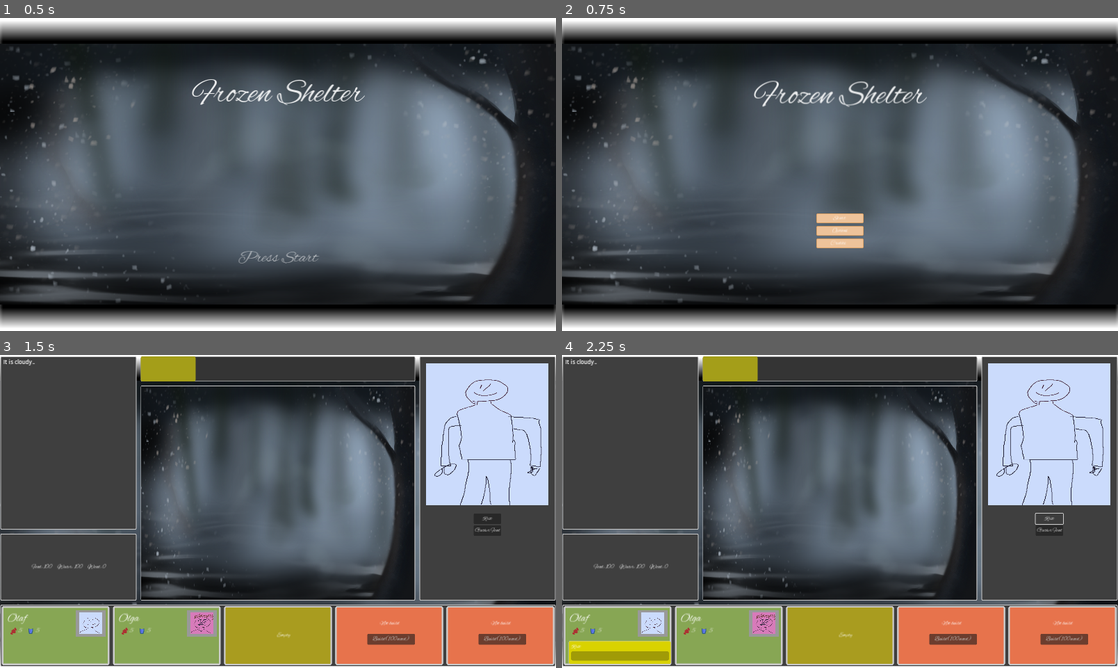
Above: before the commit, frames 1-4 (two rows, left to right).
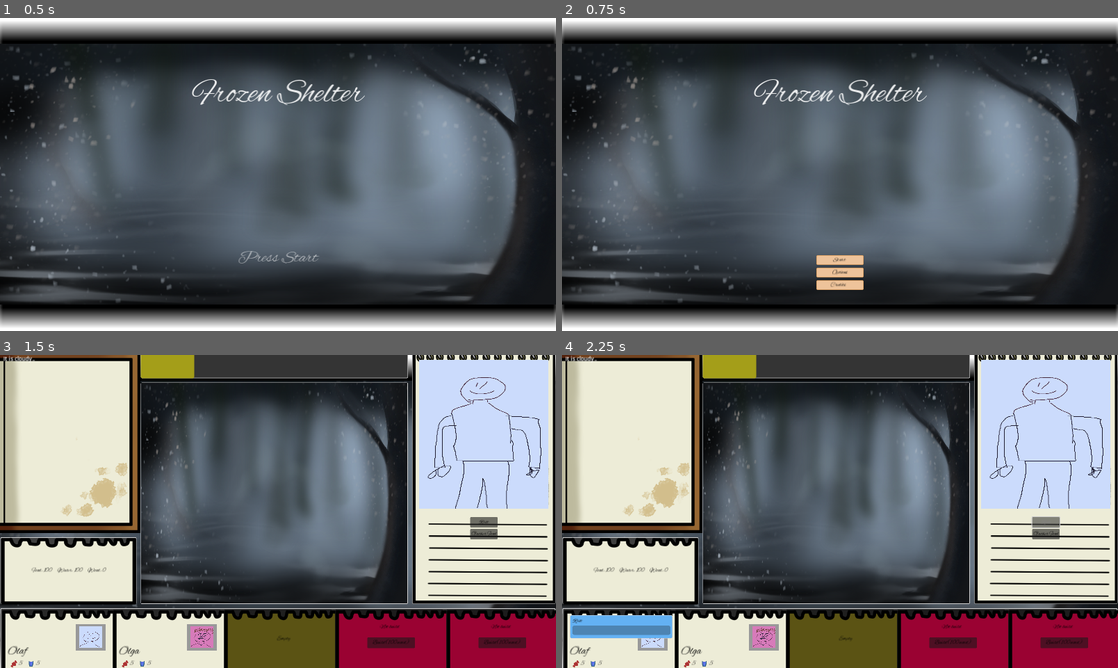
Above: after the commit, the same moments.

Repository: KoB-Kirito/Ludum-Dare-54
Game: Godot game, scene res://game/menu/title_screen.tscn
Same seed, same stepped clock (60 frames per second), same inputs: the game is played once before the commit and once after it.
Inputs (mouse positions are in pixels of both pictures, inside the frame that each line leads up to):
- Up to frame 1 (0.5 s): no input
- Up to frame 2 (0.75 s): tap Enter at 0.5 s; move the mouse to (962, 158) at 0.52 s; click (962, 158) at 0.67 s
- Up to frame 3 (1.5 s): click "Start" at 1.25 s
- Up to frame 4 (2.25 s): click "Rest" at 2 s

Frame 1 is identical in both runs. In frame 2, 2.5% of the frame differs, in the area x 34-66%, y 19-87%; in frame 3, 55%; in frame 4, 55%, in the area x 0-100%, y 0-100%.

Commit message:
latenight idk... ui?

Diff:
--- a/OurTheme.tres
+++ b/OurTheme.tres
@@ -4,6 +4,14 @@
 [ext_resource type="FontFile" uid="uid://cdwckt6yp1jy8" path="res://assets/Fonts/great-vibes.regular.ttf" id="2_qs8q3"]
 
 [resource]
+Button/colors/font_color = Color(0, 0, 0, 1)
+Button/colors/font_focus_color = Color(0.266667, 0.266667, 0.266667, 1)
+Button/colors/font_hover_color = Color(0.513726, 0.513726, 0.513726, 1)
+Button/colors/font_hover_pressed_color = Color(0.215686, 0.215686, 0.215686, 1)
+Button/colors/font_outline_color = Color(0.298039, 0.298039, 0.298039, 1)
+Button/colors/font_pressed_color = Color(1, 1, 1, 1)
 Button/fonts/font = ExtResource("1_w1jkt")
+Label/colors/font_color = Color(0, 0, 0, 1)
 Label/fonts/font = ExtResource("1_w1jkt")
+TextEdit/colors/font_color = Color(0, 0, 0, 1)
 TextEdit/fonts/font = ExtResource("2_qs8q3")
--- a/game/main/bed.tscn
+++ b/game/main/bed.tscn
@@ -1,24 +1,14 @@
-[gd_scene load_steps=9 format=3 uid="uid://gbi8vlb130hx"]
+[gd_scene load_steps=7 format=3 uid="uid://gbi8vlb130hx"]
 
 [ext_resource type="Script" path="res://game/main/bed.gd" id="1_8cygb"]
 [ext_resource type="Texture2D" uid="uid://f31vab5n60h" path="res://assets/hunger.png" id="2_1hxa1"]
+[ext_resource type="Texture2D" uid="uid://b04s5i7on0nst" path="res://assets/UI/Charakterwahl_leer.png" id="2_rguvq"]
 [ext_resource type="Texture2D" uid="uid://dr2fvy0mk6714" path="res://assets/thirst.png" id="3_83kj8"]
-
-[sub_resource type="StyleBoxFlat" id="StyleBoxFlat_4l5ko"]
-bg_color = Color(0.529412, 0.65098, 0.329412, 1)
-border_width_left = 5
-border_width_top = 5
-border_width_right = 5
-border_width_bottom = 5
-corner_radius_top_left = 5
-corner_radius_top_right = 5
-corner_radius_bottom_right = 5
-corner_radius_bottom_left = 5
 
 [sub_resource type="StyleBoxFlat" id="StyleBoxFlat_qnddo"]
 
 [sub_resource type="StyleBoxFlat" id="StyleBoxFlat_fp64m"]
-bg_color = Color(0.85098, 0.823529, 0, 1)
+bg_color = Color(0.388235, 0.694118, 0.952941, 1)
 border_width_left = 1
 border_width_top = 1
 border_width_right = 1
@@ -28,34 +18,17 @@
 corner_radius_bottom_right = 4
 corner_radius_bottom_left = 4
 
-[sub_resource type="StyleBoxFlat" id="StyleBoxFlat_0vbno"]
-bg_color = Color(0.662745, 0.611765, 0.121569, 1)
-border_width_left = 4
-border_width_top = 4
-border_width_right = 4
-border_width_bottom = 4
-corner_radius_top_left = 5
-corner_radius_top_right = 5
-corner_radius_bottom_right = 5
-corner_radius_bottom_left = 5
-
-[sub_resource type="StyleBoxFlat" id="StyleBoxFlat_adg1f"]
-bg_color = Color(0.905882, 0.45098, 0.298039, 1)
-border_width_left = 4
-border_width_top = 4
-border_width_right = 4
-border_width_bottom = 4
-corner_radius_top_left = 5
-corner_radius_top_right = 5
-corner_radius_bottom_right = 5
-corner_radius_bottom_left = 5
-
 [node name="Bed" type="Panel"]
 custom_minimum_size = Vector2(310, 170)
 offset_right = 320.0
 offset_bottom = 180.0
-theme_override_styles/panel = SubResource("StyleBoxFlat_4l5ko")
 script = ExtResource("1_8cygb")
+
+[node name="TextureRect" type="TextureRect" parent="."]
+layout_mode = 0
+offset_right = 331.0
+offset_bottom = 194.0
+texture = ExtResource("2_rguvq")
 
 [node name="PortraitPanel" type="Panel" parent="."]
 layout_mode = 1
@@ -63,9 +36,9 @@
 anchor_left = 1.0
 anchor_right = 1.0
 offset_left = -96.0
-offset_top = 12.0
+offset_top = 42.0
 offset_right = -11.0
-offset_bottom = 88.0
+offset_bottom = 118.0
 grow_horizontal = 0
 theme_override_styles/panel = SubResource("StyleBoxFlat_qnddo")
 
@@ -88,45 +61,48 @@
 [node name="NameLabel" type="Label" parent="."]
 unique_name_in_owner = true
 layout_mode = 0
-offset_left = 17.0
-offset_top = 15.0
-offset_right = 98.0
-offset_bottom = 55.0
+offset_left = 18.0
+offset_top = 99.0
+offset_right = 99.0
+offset_bottom = 140.0
+theme_override_colors/font_color = Color(0, 0, 0, 1)
 theme_override_font_sizes/font_size = 32
 text = "Name"
 
 [node name="HungerIcon" type="TextureRect" parent="."]
 layout_mode = 0
-offset_left = 24.0
-offset_top = 63.0
-offset_right = 44.0
-offset_bottom = 83.0
+offset_left = 25.0
+offset_top = 147.0
+offset_right = 45.0
+offset_bottom = 167.0
 texture = ExtResource("2_1hxa1")
 
 [node name="HungerLabel" type="Label" parent="."]
 unique_name_in_owner = true
 layout_mode = 0
-offset_left = 48.0
-offset_top = 61.0
-offset_right = 77.0
-offset_bottom = 91.0
+offset_left = 49.0
+offset_top = 145.0
+offset_right = 78.0
+offset_bottom = 175.0
+theme_override_colors/font_color = Color(0, 0, 0, 1)
 text = "50"
 
 [node name="ThirstIcon" type="TextureRect" parent="."]
 layout_mode = 0
-offset_left = 73.0
-offset_top = 62.0
-offset_right = 93.0
-offset_bottom = 82.0
+offset_left = 74.0
+offset_top = 146.0
+offset_right = 94.0
+offset_bottom = 166.0
 texture = ExtResource("3_83kj8")
 
 [node name="ThirstLabel" type="Label" parent="."]
 unique_name_in_owner = true
 layout_mode = 0
-offset_left = 98.0
-offset_top = 61.0
-offset_right = 158.0
-offset_bottom = 84.0
+offset_left = 99.0
+offset_top = 145.0
+offset_right = 159.0
+offset_bottom = 168.0
+theme_override_colors/font_color = Color(0, 0, 0, 1)
 text = "40
 "
 
@@ -134,10 +110,10 @@
 unique_name_in_owner = true
 visible = false
 layout_mode = 0
-offset_left = 14.0
-offset_top = 100.0
-offset_right = 309.0
-offset_bottom = 167.0
+offset_left = 18.0
+offset_top = 16.0
+offset_right = 313.0
+offset_bottom = 83.0
 theme_override_styles/panel = SubResource("StyleBoxFlat_fp64m")
 
 [node name="ActionLabel" type="Label" parent="ActionPanel"]
@@ -170,7 +146,12 @@
 anchor_bottom = 1.0
 grow_horizontal = 2
 grow_vertical = 2
-theme_override_styles/panel = SubResource("StyleBoxFlat_0vbno")
+
+[node name="TextureRect" type="TextureRect" parent="EmptyPanel"]
+modulate = Color(0.384314, 0.352941, 0.0941176, 1)
+offset_right = 331.0
+offset_bottom = 194.0
+texture = ExtResource("2_rguvq")
 
 [node name="Label" type="Label" parent="EmptyPanel"]
 layout_mode = 0
@@ -189,7 +170,12 @@
 anchor_bottom = 1.0
 grow_horizontal = 2
 grow_vertical = 2
-theme_override_styles/panel = SubResource("StyleBoxFlat_adg1f")
+
+[node name="TextureRect" type="TextureRect" parent="BuildPanel"]
+modulate = Color(0.65098, 0.00784314, 0.231373, 1)
+offset_right = 331.0
+offset_bottom = 194.0
+texture = ExtResource("2_rguvq")
 
 [node name="Label" type="Label" parent="BuildPanel"]
 layout_mode = 0
--- a/game/main/main.tscn
+++ b/game/main/main.tscn
@@ -30,6 +30,9 @@
 [ext_resource type="Script" path="res://game/actions/gather_water.gd" id="17_3u541"]
 [ext_resource type="Script" path="res://game/actions/gather_wood.gd" id="18_5ewfh"]
 [ext_resource type="AudioStream" uid="uid://bs53xiyv00fdf" path="res://assets/sounds/BRS_Rooster_TJ_CockaDoodleDoo_Close_1.wav" id="18_unbea"]
+[ext_resource type="Texture2D" uid="uid://os0ictrdovel" path="res://assets/UI/Notizblock_Zeitverlauf.png" id="26_mtwss"]
+[ext_resource type="Texture2D" uid="uid://b04s5i7on0nst" path="res://assets/UI/Charakterwahl_leer.png" id="27_b747e"]
+[ext_resource type="Texture2D" uid="uid://cvdw1s31w3dd7" path="res://assets/UI/Charakterprofil.png" id="28_ekws5"]
 
 [sub_resource type="Resource" id="Resource_e5twr"]
 script = ExtResource("3_veadd")
@@ -342,6 +345,12 @@
 layout_mode = 2
 theme_override_styles/panel = SubResource("StyleBoxFlat_36111")
 
+[node name="TextureRect" type="TextureRect" parent="UI/VBoxContainer/TopContainer/TopLeftContainer/TextboxContainer/Background"]
+layout_mode = 0
+offset_right = 394.0
+offset_bottom = 194.0
+texture = ExtResource("26_mtwss")
+
 [node name="TextboxMargin" type="MarginContainer" parent="UI/VBoxContainer/TopContainer/TopLeftContainer/TextboxContainer"]
 layout_mode = 2
 theme_override_constants/margin_left = 8
@@ -366,6 +375,12 @@
 [node name="Background" type="Panel" parent="UI/VBoxContainer/TopContainer/TopLeftContainer/DepotContainer"]
 layout_mode = 2
 theme_override_styles/panel = SubResource("StyleBoxFlat_36111")
+
+[node name="TextureRect" type="TextureRect" parent="UI/VBoxContainer/TopContainer/TopLeftContainer/DepotContainer/Background"]
+layout_mode = 0
+offset_right = 394.0
+offset_bottom = 194.0
+texture = ExtResource("27_b747e")
 
 [node name="ResourcesContainer" type="HBoxContainer" parent="UI/VBoxContainer/TopContainer/TopLeftContainer/DepotContainer"]
 layout_mode = 2
@@ -454,6 +469,10 @@
 layout_mode = 2
 theme_override_styles/panel = SubResource("StyleBoxFlat_36111")
 
+[node name="TextureRect" type="TextureRect" parent="UI/VBoxContainer/TopContainer/TopRightContainer"]
+layout_mode = 2
+texture = ExtResource("28_ekws5")
+
 [node name="VBoxContainer" type="VBoxContainer" parent="UI/VBoxContainer/TopContainer/TopRightContainer"]
 layout_mode = 2
 
--- a/game/main/ui.gd
+++ b/game/main/ui.gd
@@ -20,7 +20,7 @@
 	%FoodLabel.text = "Food: " + str(value)
 
 func on_water_changed(value: int) -> void:
-	%WaterLabel.text = "Water: " + str(value)
+	%MoraleLabel.text = "Morale: " + str(value)
 
 func on_wood_changed(value: int) -> void:
 	%WoodLabel.text = "Wood: " + str(value)
--- a/game/menu/main_menu.tscn
+++ b/game/menu/main_menu.tscn
@@ -33,24 +33,6 @@
 scale = Vector2(1, 0.625)
 texture = ExtResource("3_qrujb")
 
-[node name="Label2" type="Label" parent="."]
-layout_direction = 1
-layout_mode = 1
-anchors_preset = 5
-anchor_left = 0.5
-anchor_right = 0.5
-offset_left = -335.0
-offset_top = 160.0
-offset_right = 335.0
-offset_bottom = 292.0
-grow_horizontal = 2
-theme_override_colors/font_color = Color(1, 1, 1, 0.882353)
-theme_override_font_sizes/font_size = 96
-text = "Frozen Shelter"
-horizontal_alignment = 1
-vertical_alignment = 1
-metadata/_edit_use_anchors_ = true
-
 [node name="VBoxContainer" type="VBoxContainer" parent="."]
 layout_mode = 1
 anchors_preset = 8
@@ -59,9 +41,9 @@
 anchor_right = 0.5
 anchor_bottom = 0.5
 offset_left = -70.0
-offset_top = 110.0
+offset_top = 230.0
 offset_right = 70.0
-offset_bottom = 214.0
+offset_bottom = 334.0
 grow_horizontal = 2
 grow_vertical = 2
 alignment = 1
@@ -129,6 +111,24 @@
 grow_vertical = 2
 text = "Credits"
 
+[node name="Label2" type="Label" parent="."]
+layout_direction = 1
+layout_mode = 1
+anchors_preset = 5
+anchor_left = 0.5
+anchor_right = 0.5
+offset_left = -335.0
+offset_top = 160.0
+offset_right = 335.0
+offset_bottom = 227.0
+grow_horizontal = 2
+theme_override_colors/font_color = Color(1, 1, 1, 0.882353)
+theme_override_font_sizes/font_size = 96
+text = "Frozen Shelter"
+horizontal_alignment = 1
+vertical_alignment = 1
+metadata/_edit_use_anchors_ = true
+
 [connection signal="pressed" from="VBoxContainer/StartButton" to="." method="_on_button_1_pressed"]
 [connection signal="pressed" from="VBoxContainer/OptionsButton" to="." method="_on_button_2_pressed"]
 [connection signal="pressed" from="VBoxContainer/CreditsButton" to="." method="_on_button_3_pressed"]
Binary file added: assets/UI/Charakterprofil.png
Not shown, added: assets/UI/Charakterprofil.png.import
Binary file added: assets/UI/Charakterwahl.png
Not shown, added: assets/UI/Charakterwahl.png.import
Binary file added: assets/UI/Charakterwahl_leer.png
Not shown, added: assets/UI/Charakterwahl_leer.png.import
Binary file added: assets/UI/Notizblock_Zeitverlauf.png
Not shown, added: assets/UI/Notizblock_Zeitverlauf.png.import
Not shown: 1 places in game/main/main.tscn that only renumber resources
Not shown, added: assets/CharacterImages/Illustration.clip
